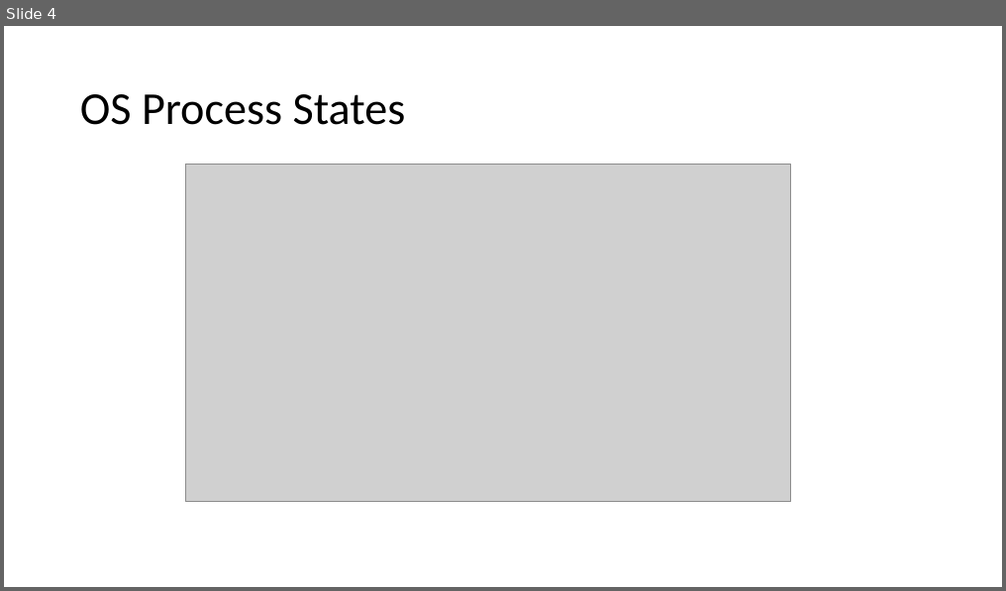
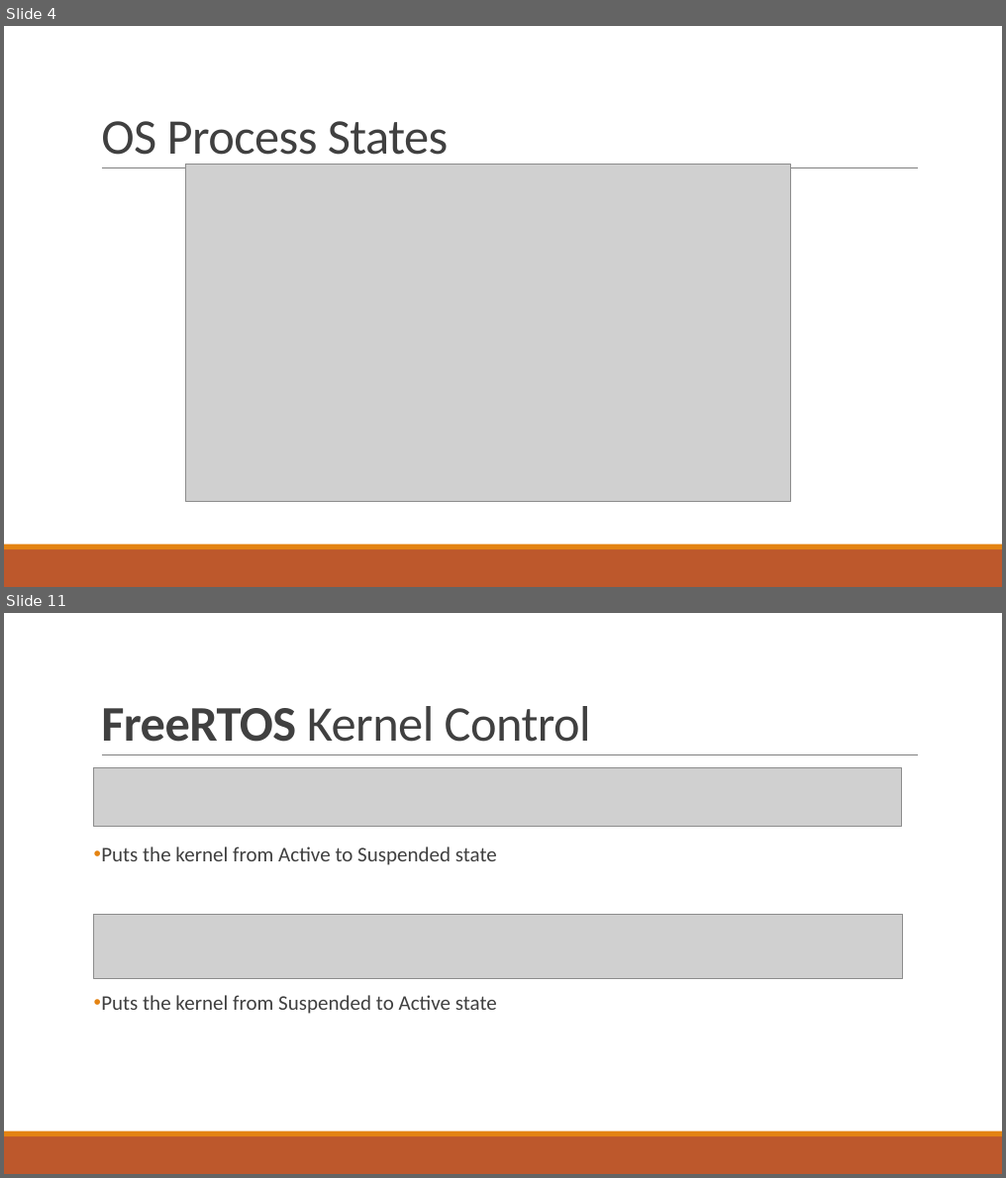
Before and after one commit to tfineich/INTRO_Projekt, a slide deck: Recap_SW5_Ineichen_Stecher.pptx. Shown one above the other, each under a label of ours: slide 4 before the commit, slides 4 and 11 after it; the slides between them are not shown. The pictures are 1006x591 and 1006x1178 pixels, drawn with LibreOffice and Linux fonts; fonts in the diff are those of the drawing; grey boxes stand for pictures. Boxes give left, top, right and bottom in pixels: in the first picture for what was removed or moved away, otherwise in the second. Text is boxed around its words. In the diff, an @@ line names an element or a change of style, - is before the commit and + after.

```diff
--- a/Recap_SW5_Ineichen_Stecher.pptx
+++ b/Recap_SW5_Ineichen_Stecher.pptx
@@ slide 11 added at bbox=[4, 613, 1002, 1174], background #FFFFFF; not listed: 3 template elements that a slide beside it also shows @@
@@ title added at bbox=[101, 706, 591, 742], 48 pt, text #404040 @@
+FreeRTOS Kernel Control
@@ picture added at bbox=[94, 768, 902, 827] @@
@@ text added at bbox=[101, 847, 497, 1014], 20 pt, text #404040 @@
+• Puts the kernel from Active to Suspended state
+• Puts the kernel from Suspended to Active state
@@ picture added at bbox=[94, 915, 902, 978] @@
@@ slide 4 changed as well @@
@@ title "OS Process States": place and size @@
-title "OS Process States" at bbox=[80, 94, 406, 125]
+title "OS Process States" at bbox=[101, 121, 449, 166]
@@ title "OS Process States" at bbox=[101, 121, 449, 166]: size 44 to 48 pt, text colour #000000 to #404040, letter spacing 0 to -0.5 pt; line spacing 0.9 to 0.85; vertical alignment middle to bottom @@
@@ line added from (102, 169) to (918, 169), #808080 0.5 pt @@
@@ rectangle added at bbox=[4, 550, 1002, 587], fill #BD582C @@
@@ rectangle added at bbox=[4, 545, 1002, 550], fill #E48312 @@
```
Also in this commit, not shown: 4 other slides changed, 8 other slides added.
